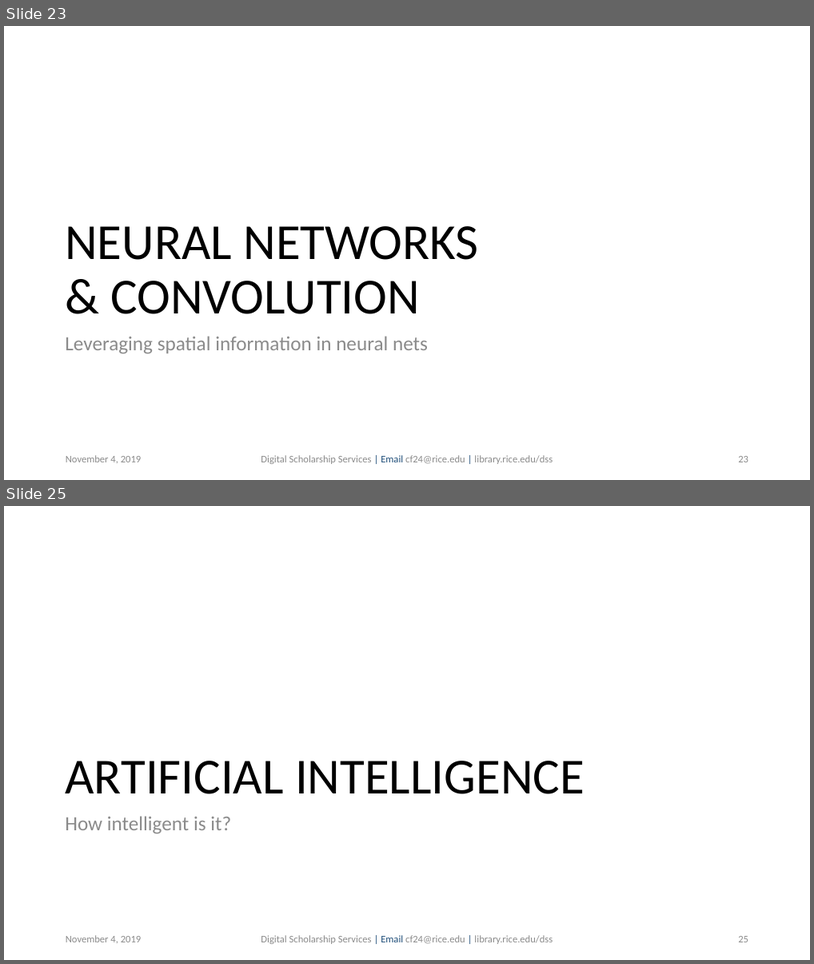
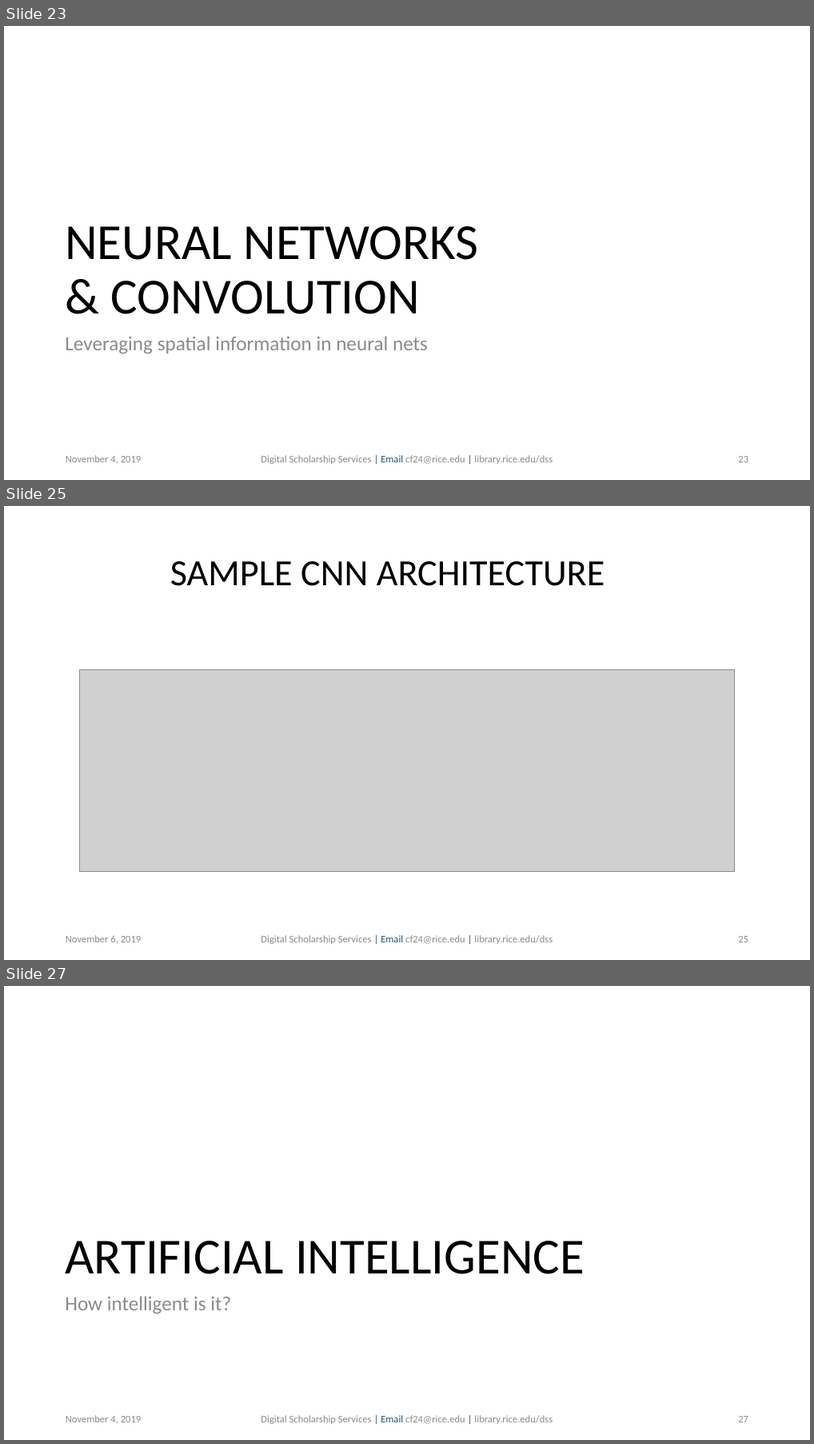
Before and after one commit to bakitybacon/rice-data-and-donuts, a slide deck: tf/Introduction to TensorFlow.pptx. Shown one above the other, each under a label of ours: slides 23 and 25 before the commit, slides 23, 25 and 27 after it; the slides between them are not shown. The pictures are 814x964 and 814x1444 pixels, drawn with LibreOffice and Linux fonts; fonts in the diff are those of the drawing; grey boxes stand for pictures; background and template pictures are left out. Boxes give left, top, right and bottom in pixels: in the first picture for what was removed or moved away, otherwise in the second. Text is boxed around its words. In the diff, an @@ line names an element or a change of style, - is before the commit and + after.

```diff
--- a/tf/Introduction to TensorFlow.pptx
+++ b/tf/Introduction to TensorFlow.pptx
@@ slide 25 added at (x1=4, y1=506, x2=810, y2=960), background #FFFFFF @@
@@ title added at (x1=170, y1=561, x2=606, y2=586), 44 pt, text #000000 @@
+SAMPLE CNN ARCHITECTURE
@@ picture added at (x1=80, y1=670, x2=734, y2=872) @@
@@ text added at (x1=66, y1=935, x2=142, y2=943), 12 pt, text #8C8C8C @@
+November 6, 2019
@@ text added at (x1=261, y1=935, x2=553, y2=944), 12 pt, text #8C8C8C @@
+Digital Scholarship Services | Email cf24@rice.edu | library.rice.edu/dss
@@ page number added at (x1=738, y1=936, x2=749, y2=942), 12 pt, text #8C8C8C @@
+25
@@ what was slide 25 is now slide 27 @@
@@ page number at (x1=738, y1=1416, x2=749, y2=1422): text changed @@
-25
+27
```
Also in this commit, not shown: 3 slides changed, 1 other slide added.
